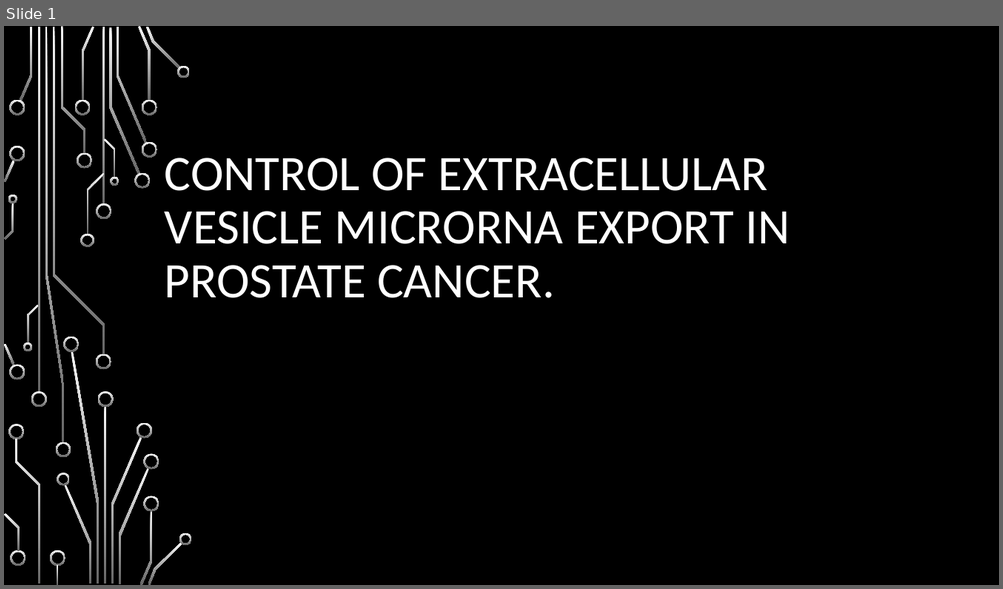
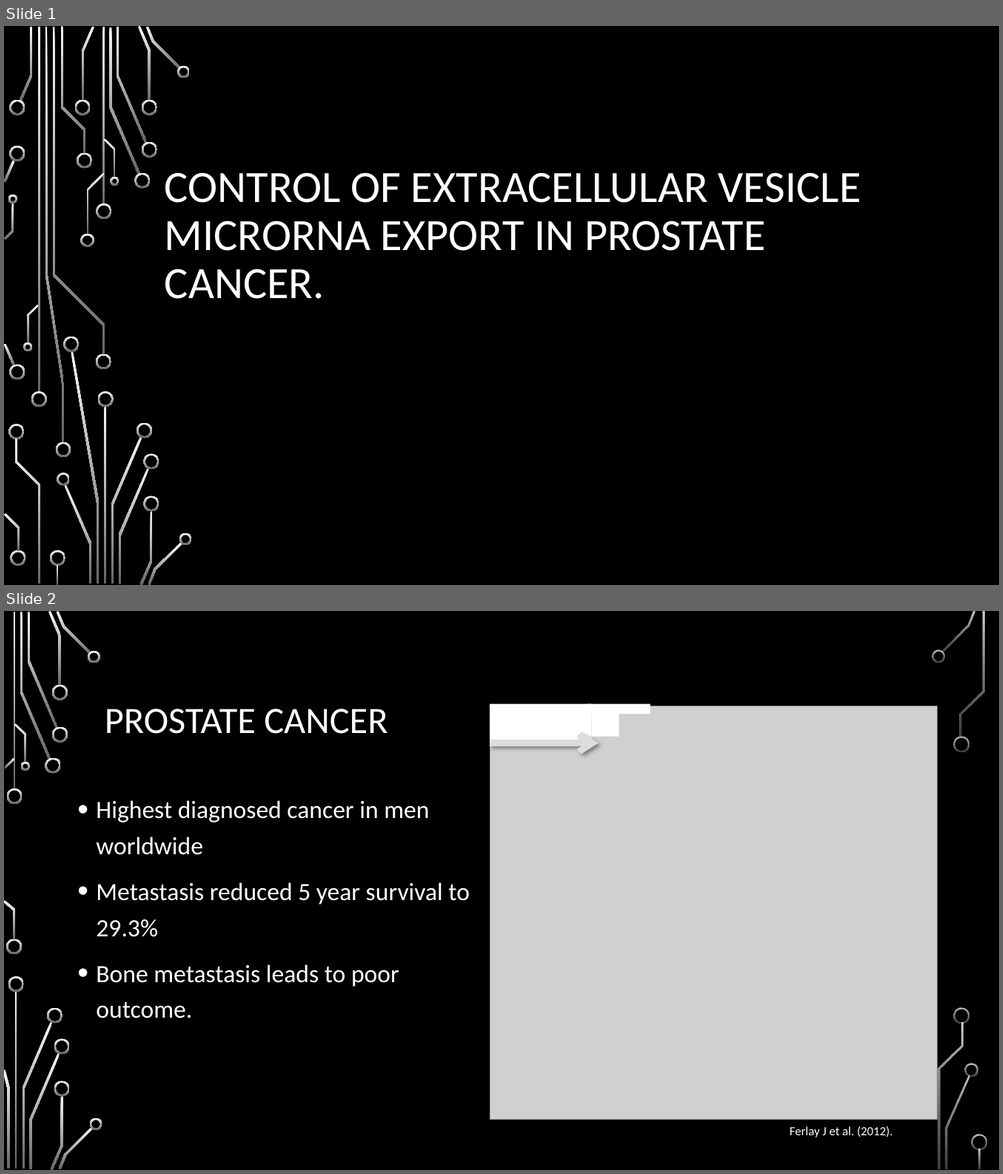
Before and after one commit to HarleyRobinson/Honours2, a slide deck: BackgroundInfo/MeetingSept.pptx. Shown one above the other, each under a label of ours: slide 1 before the commit, slides 1 and 2 after it. The pictures are 1003x589 and 1003x1174 pixels, drawn with LibreOffice and Linux fonts; fonts in the diff are those of the drawing; grey boxes stand for pictures; background and template pictures are left out. Boxes give left, top, right and bottom in pixels: in the first picture for what was removed or moved away, otherwise in the second. Text is boxed around its words. In the diff, an @@ line names an element or a change of style, - is before the commit and + after.

```diff
--- a/BackgroundInfo/MeetingSept.pptx
+++ b/BackgroundInfo/MeetingSept.pptx
@@ slide 2 added at (4, 611, 999, 1170), background picture (left out) @@
@@ title added at (105, 709, 387, 734), 36 pt, text #FFFFFF @@
+PROSTATE CANCER
@@ group added at (489, 704, 937, 1138): 3 rectangles, 1 text, 1 picture, 1 arrow @@
+Ferlay J et al. (2012).
@@ text added at (96, 800, 469, 1019), 24 pt, text #FFFFFF @@
+• Highest diagnosed cancer in men worldwide
+• Metastasis reduced 5 year survival to 29.3%
+• Bone metastasis leads to poor outcome.
@@ group added at (4, 611, 987, 1170): 33 freeform shapes, 3 rectangles @@
@@ slide 1 changed as well @@
@@ title "CONTROL OF EXTRACELLULAR VESICLE MICRORNA ..." at (165, 173, 861, 299): size 48 to 43.2 pt @@
```
Also in this commit, not shown: 8 other slides changed, 1 slide removed, 22 other files.
